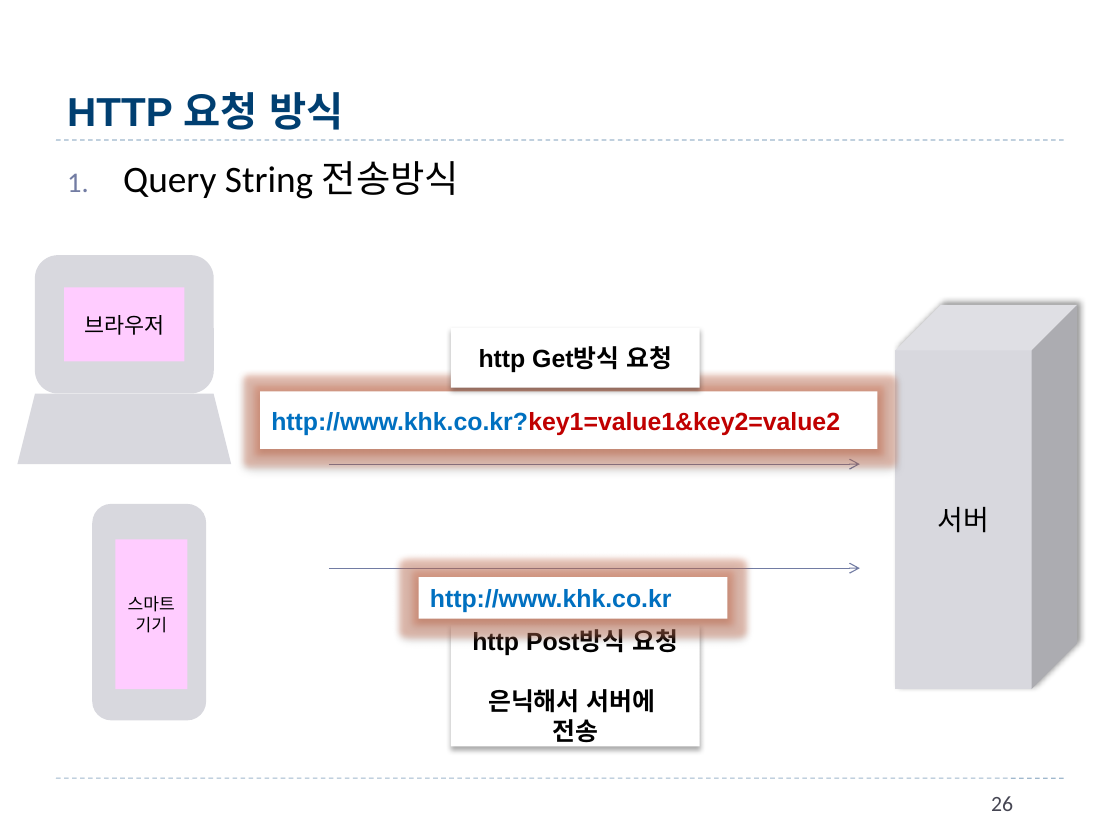
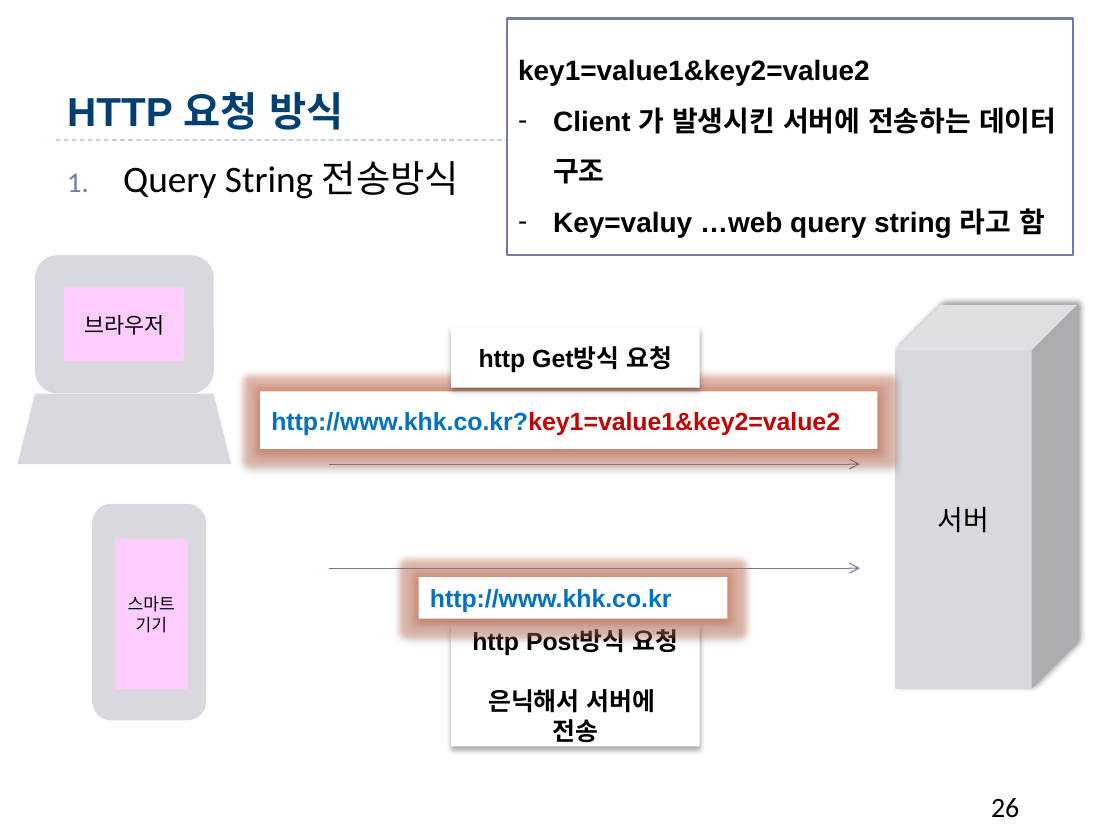
Before and after one commit to qfactor2013/BizStudyParallel, a slide deck: slide 26 of JSP_Servlet/4.Web[김혜경].pptx. Drawn at 1120x840 pixels with LibreOffice and Linux fonts; fonts in the diff are those of the drawing; background and template pictures are left out. Boxes give left, top, right and bottom in pixels: in the first picture for what was removed or moved away, otherwise in the second. Text is boxed around its words. In the diff, an @@ line names an element or a change of style, - is before the commit and + after.

```diff
--- a/JSP_Servlet/4.Web[김혜경].pptx
+++ b/JSP_Servlet/4.Web[김혜경].pptx
@@ rectangle added at [507,19,1074,255], fill #FFFFFF, outline #727CA3 1.5 pt, 18 pt, text #000000, bold @@
+key1=value1&key2=value2
+– Client 가 발생시킨 서버에 전송하는 데이터 구조
+– Key=valuy …web query string 라고 함
@@ line removed from (56, 778) to (1064, 778) @@
@@ page number at [991,798,1019,818]: size 14 to 18 pt, text colour #464653 to #000000 @@
```
Also in this commit, not shown: 111 other slides changed, 5 slides added, 2 slides removed, 48 other files.
